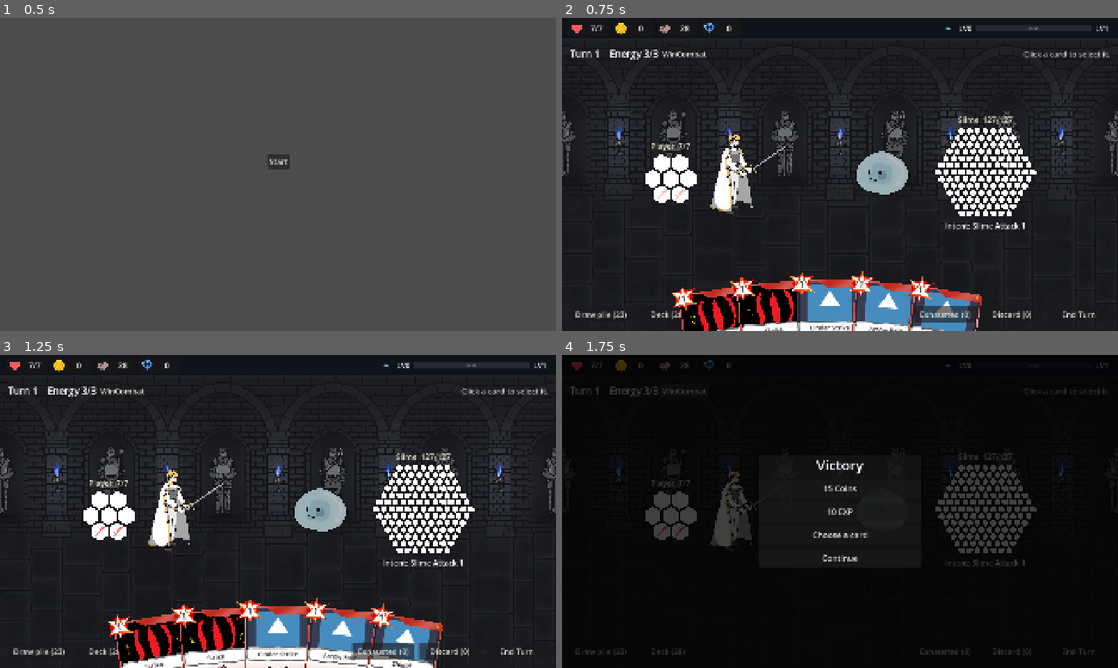
Above: before the commit, frames 1-4 (two rows, left to right).
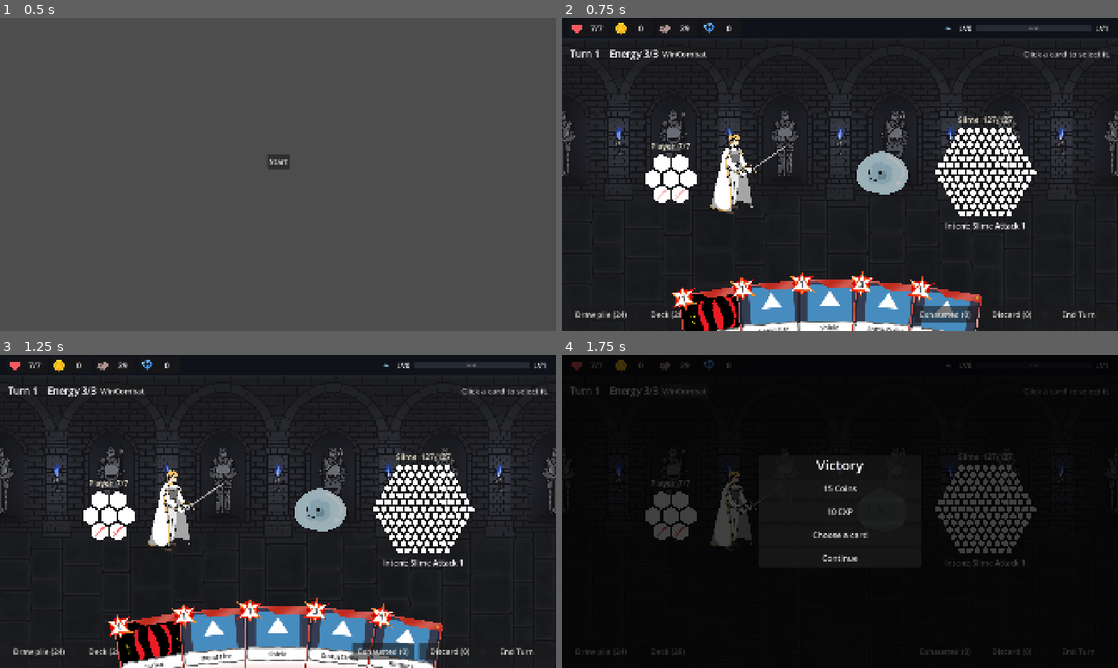
Above: after the commit, the same moments.

Repository: himaiayas/hex-sts
Game: Godot game, scene res://scenes/mainmenu.tscn
Two runs of this game, one before a commit and one after it. Both use one fixed random seed, a clock stepped at 60 frames per second and the inputs below. The engine's default icon, where the game draws it, is replaced by a stand-in: a white triangle on a blue panel in a dark square.
Inputs:
- Up to frame 1 (0.5 s): no input
- Up to frame 2 (0.75 s): click "Start" at 0.5 s
- Up to frame 3 (1.25 s): no input
- Up to frame 4 (1.75 s): click "WinCombat" at 1.25 s

Frame 1 is identical in both runs. In frame 2, 1.3% of the frame differs, in the area x 10-62%, y 2-100%; in frame 3, 1.5%, in the area x 10-75%, y 2-100%; in frame 4, less than 0.1%.

Commit message:
feat: return a played card to the top of the draw pile

Diff:
--- a/scripts/actions/action_check.gd
+++ b/scripts/actions/action_check.gd
@@ -1,7 +1,7 @@
 extends SceneTree
 
 ## Headless check for hit reporting, random tile actions, Strength, the example cards, the exhaust, retain
-## and discard piles, Heal, Sacrifice, Retaliate, Pierce and whole-line patterns.
+## and discard piles, Heal, Sacrifice, Retaliate, Pierce, whole-line patterns and Jab's return to the draw pile.
 ## Exit code = number of failures.
 ## godot --headless --path . -s res://scripts/actions/action_check.gd
 
@@ -294,6 +294,13 @@
 	await Sunder.new().grid_actions[0].execute(_combat, _combat.enemies[0], Vector2i.ZERO, 1)
 	_check(_alive(_combat.enemies[0]) == 2, "a rotated Sunder didn't hit the turned line")
 
+	# Jab goes on top of the draw pile, so it's the next card drawn.
+	_reset()
+	var jab := Jab.new()
+	await _play(jab, [_combat.enemies[0]], [Vector2i.ZERO])
+	_combat.draw(1)
+	_check(_combat.hand.back() == jab and jab not in _combat.discard_pile, "Jab wasn't put on top of the draw pile")
+
 	_run.free()
 	print("action_check: %s" % ("OK" if _failures == 0 else "%d failure(s)" % _failures))
 	quit(_failures)
--- a/scripts/cards/card_data/base_card.gd
+++ b/scripts/cards/card_data/base_card.gd
@@ -11,6 +11,7 @@
 var rarity: Enum.CardRarity = Enum.CardRarity.COMMON
 var exhaust := false  # goes to the exhaust pile after it's played, gone until the next fight
 var retain := false  # stays in hand at the end of the turn
+var to_draw_top := false  # goes on top of the draw pile after it's played, instead of the discard pile
 var exhaust_from_hand := 0  # cards in hand the player picks to exhaust when playing it
 var pick_tiles := 0  # tiles of yours the player picks when playing it, and pick_tile is inflicted on each
 var pick_tile: BaseActionTile = null
--- /dev/null
+++ b/scripts/cards/card_data/jab.gd
@@ -0,0 +1,15 @@
+class_name Jab
+extends BaseCard
+
+
+func _init() -> void:
+	card_name = "Jab"
+	cost = 0
+	type = Enum.CardType.ATTACK
+	to_draw_top = true
+	description = "{render:0}\nPut this on top of your draw pile."
+	grid_actions = [
+		GridAction.new(Enum.TargetType.ENEMY, [
+			DamageTile.new(Vector2i(0,0)),
+		]),
+	]
--- a/scripts/cards/card_pool.gd
+++ b/scripts/cards/card_pool.gd
@@ -19,6 +19,7 @@
 	SpikedGuard,
 	Lance,
 	Sunder,
+	Jab,
 ]
 
 static func random_cards(count: int) -> Array[BaseCard]:
--- a/scripts/combat/combat_state.gd
+++ b/scripts/combat/combat_state.gd
@@ -102,7 +102,8 @@
 
 
 ## Pays the cost, runs each grid action on units[i] at cells[i], then discards the card.
-## Exhaust cards go to the exhaust pile instead. Power cards go to no pile: they stay in play for the rest of the fight.
+## Exhaust cards go to the exhaust pile instead, and to_draw_top cards on top of the draw pile.
+## Power cards go to no pile: they stay in play for the rest of the fight.
 ## picks = the cards in hand chosen to exhaust (card.exhaust_from_hand), exhausted before the card's effect.
 ## tile_picks = the player's tiles chosen for card.pick_tile, inflicted before the card's effect too.
 func play_card(card: BaseCard, units: Array[CombatUnit], cells: Array[Vector2i], rotations: Array[int], picks: Array[BaseCard] = [], tile_picks: Array[Vector2i] = []) -> bool:
@@ -118,6 +119,8 @@
 	await card.execute(self, units, cells, rotations)
 	if card.exhaust:
 		exhaust(card)
+	elif card.to_draw_top:
+		draw_pile.append(card)  # draw() takes from the back
 	elif card.type != Enum.CardType.POWER:
 		discard_pile.append(card)
 	return true
--- a/scripts/game/run_state.gd
+++ b/scripts/game/run_state.gd
@@ -81,6 +81,7 @@
 	deck.append(SpikedGuard.new())
 	deck.append(Lance.new())
 	deck.append(Sunder.new())
+	deck.append(Jab.new())
 	map = MapState.new()
 	map.start()
 	current_room = null
Not shown, added: scripts/cards/card_data/jab.gd.uid
